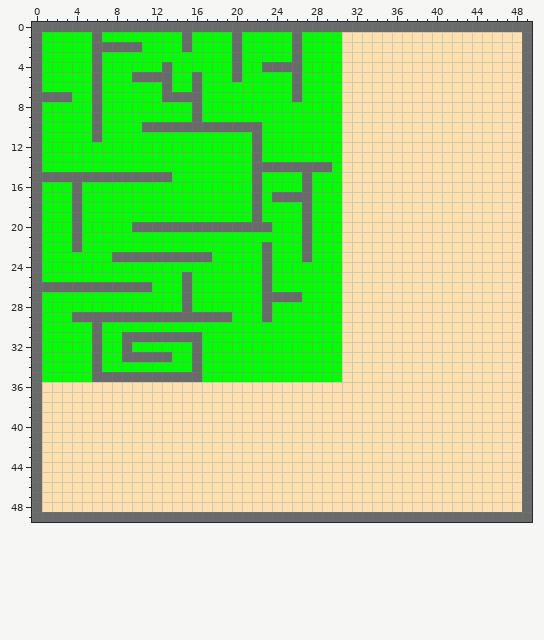
A pixel-art sprite gets an edit: build/classes/texturas/mapa1.png. The picture above was drawn from the file before the commit.
The file is 50x50 pixels.
After the commit:
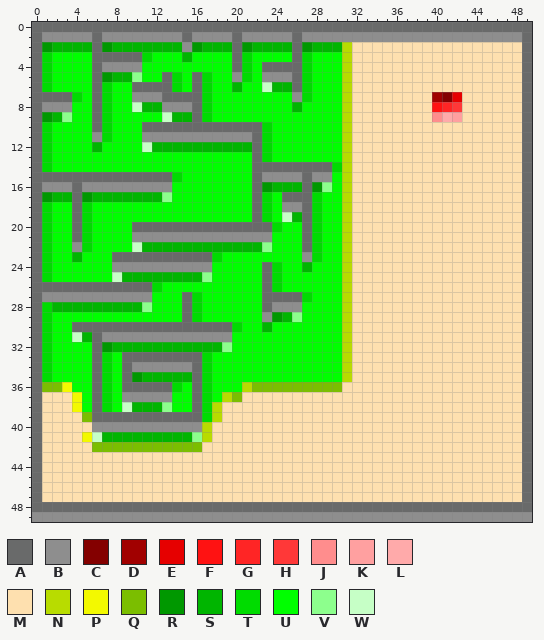
Palette (. is transparent): A #696a6a  B #8e8e8e  C #840000  D #a10000  E #e60000  F #ff1212  G #ff2525  H #ff3838  J #ff8d8d  K #ffa0a0  L #ffaaaa  M #fee0af  N #b8dc00  P #f3f900  Q #7bbe00  R #009800  S #00b500  T #00dc00  U #00ff00  V #8dff8d  W #c6ffc6
Edits made:
Changed rows in their new state; - is an unchanged pixel.
first column x 1:
 1 BBBBB-BBBBBBBB-BBBB-BBBBB-BBBBBBBBBBBBBBBBBBBBBB
 2 RSSSS-RSSSSSSSBRSSS-RSSSS-RSSSN-----------------
 3 T-----AAAAT---S-----T-----T---N-----------------
 4 T-----BBBB--U-------T-----T---N-----------------
 5 T-----RSSVUU-T--T--BT-BBB-T---N-----------------
 6 T-----T--AAA-T--T--S--WSS-T---N-----------------
 7 ---T--T--BBB----T--------BT---N--------DCE------
 8 BBB---T--WSSBBB-T--------S----N--------FGH------
 9 RSV---T-----WSS-T-------------N--------JLK------
10 T-----T---------------T-------N-----------------
11 T----BT---BBBBBBBBBBB-T-------N-----------------
12 T----S----WSSSSSSSSSS-T-------N-----------------
13 T---------------------T-------N-----------------
14 T----------------------------TN-----------------
15 -------------T--------BBBB-BB-N-----------------
16 BBB-BBBBBBBBB---------RSSS-RV-N-----------------
17 RSS-RSSSSSSSV---------TU---T--N-----------------
18 T---T-----------------T-BB-T--N-----------------
19 T---T-----------------T-WS-T--N-----------------
20 T---T------------------T---T--N-----------------
21 T---T----BBBBBBBBBBBBBB----T--N-----------------
22 T--BT----WSSSSSSSSSSSSV----T--N-----------------
23 T--S-------------T----U---BT--N-----------------
24 T------BBBBBBBBBB------T--S---N-----------------
25 T------WSSSSSSSSV------T------N-----------------
26 -----------T--U--------T------N-----------------
27 BBBBBBBBBBB----T----------T---N-----------------
28 TSSSSSSSSSV----T-------BBB----N-----------------
29 T--UUUUUUUUUUU-TUUU---BRSV----N-----------------
30 T--AA-AAAAAAAAAAAAAT--S-------N-----------------
31 T--WS-BBBBBBBBBBBBB-----------N-----------------
32 T-----RSSSSSSSSSSSV-----------N-----------------
33 T-----T------AA-T-------------N-----------------
34 T-----T-ABBBBBB-T-------------N-----------------
35 T-----TU-RSSSSS-T-------------N-----------------
36 QQPUUATUAAAAATUATUUUNQQQQQQQQQ------------------
37 ---PUATUBBBBBUUATUNQ----------------------------
38 ---PUATUWSSSVUUATN------------------------------
39 ----QAAAAAAAAAAATN------------------------------
40 -----BBBBBBBBBBBN-------------------------------
41 ----PWSSSSSSSSSVN-------------------------------
42 -----QQQQQQQQQQQ--------------------------------
first column x 0:
48 -AAAAAAAAAAAAAAAAAAAAAAAAAAAAAAAAAAAAAAAAAAAAAAAA-
49 BBBBBBBBBBBBBBBBBBBBBBBBBBBBBBBBBBBBBBBBBBBBBBBBBB
